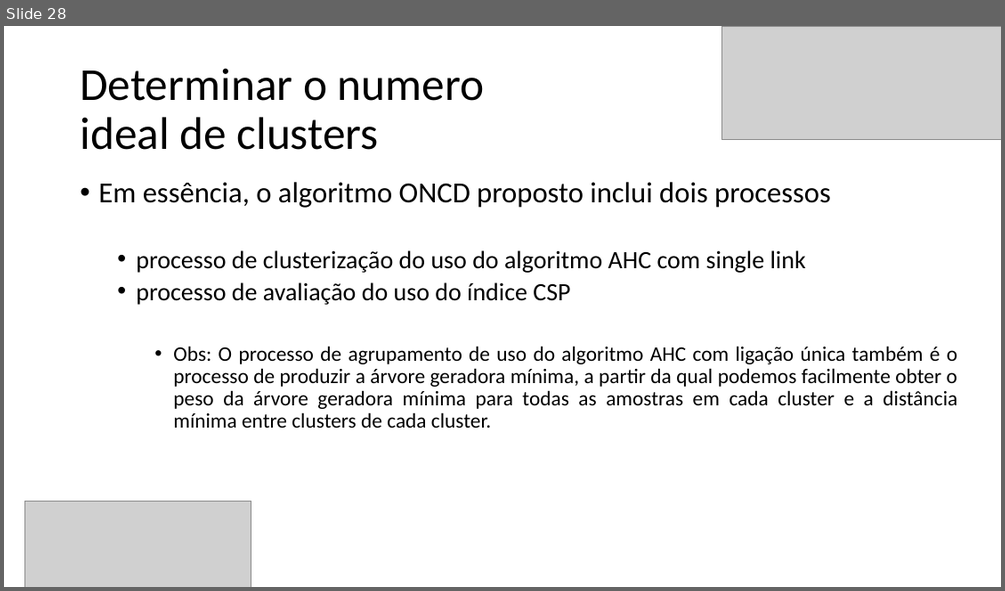
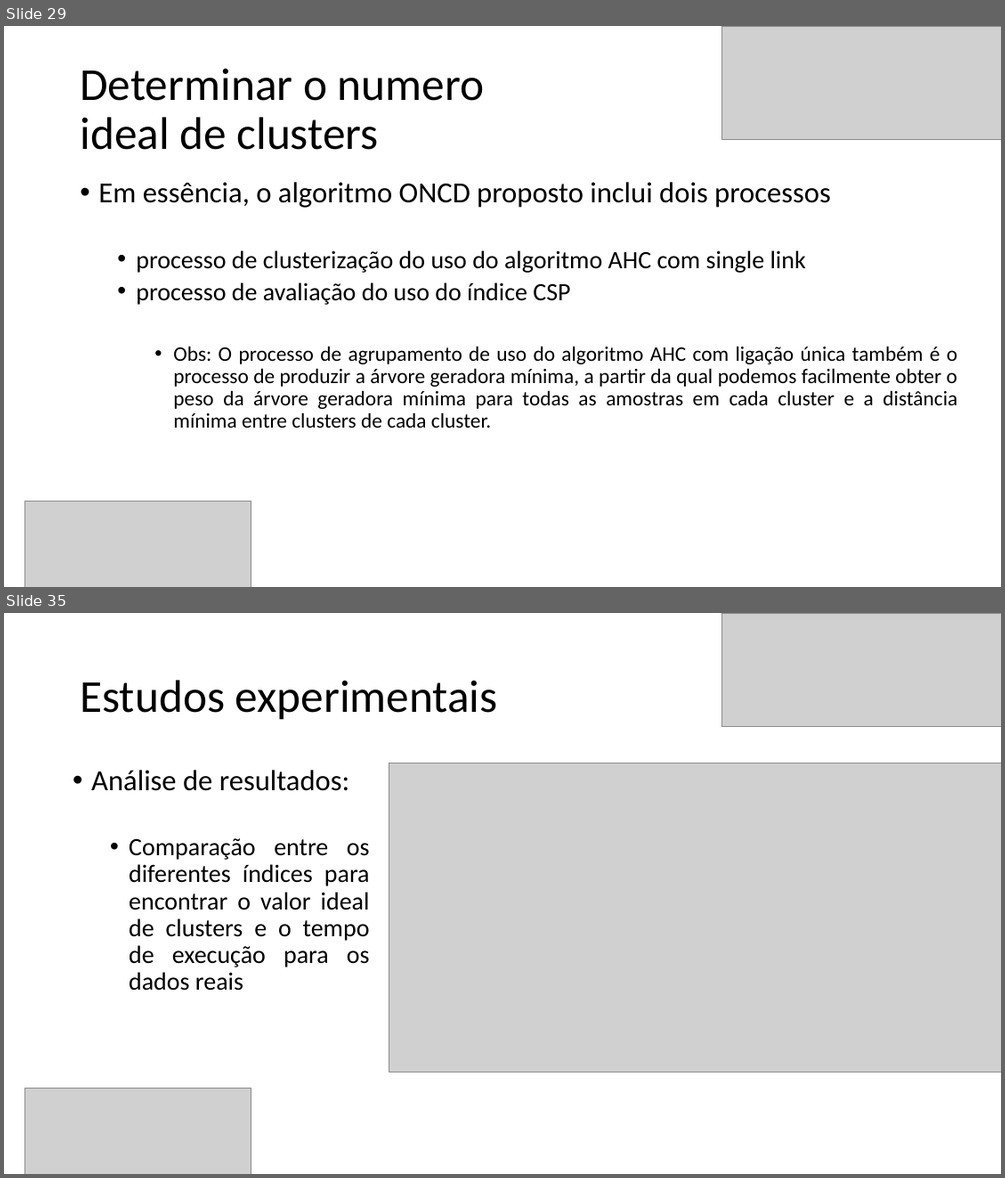
Before and after one commit to Marcio-Salmazo/PRT_Agrupamento, a slide deck: Seminario/optimal clusters - SLIDES.pptx. Shown one above the other, each under a label of ours: slide 28 before the commit, slides 29 and 35 after it; the slides between them are not shown. The pictures are 1005x591 and 1005x1178 pixels, drawn with LibreOffice and Linux fonts; fonts in the diff are those of the drawing; grey boxes stand for pictures. Boxes give left, top, right and bottom in pixels: in the first picture for what was removed or moved away, otherwise in the second. Text is boxed around its words. In the diff, an @@ line names an element or a change of style, - is before the commit and + after.

```diff
--- a/Seminario/optimal clusters - SLIDES.pptx
+++ b/Seminario/optimal clusters - SLIDES.pptx
@@ slide 35 added at (x1=4, y1=613, x2=1001, y2=1174), background #FFFFFF @@
@@ picture added at (x1=722, y1=613, x2=1001, y2=727) @@
@@ title added at (x1=80, y1=680, x2=498, y2=720), 44 pt, text #000000 @@
+Estudos experimentais
@@ text added at (x1=91, y1=770, x2=370, y2=990), 24 pt, text #000000 @@
+• Análise de resultados:
+  • Comparação entre os diferentes índices para encontrar o valor ideal de clusters e o tempo de execução para os dados reais
@@ picture added at (x1=389, y1=763, x2=1001, y2=1072) @@
@@ picture added at (x1=25, y1=1088, x2=251, y2=1174) @@
@@ what was slide 28 is now slide 29 @@
```
Also in this commit, not shown: 1 slide changed, 8 other slides added, 1 slide removed.
